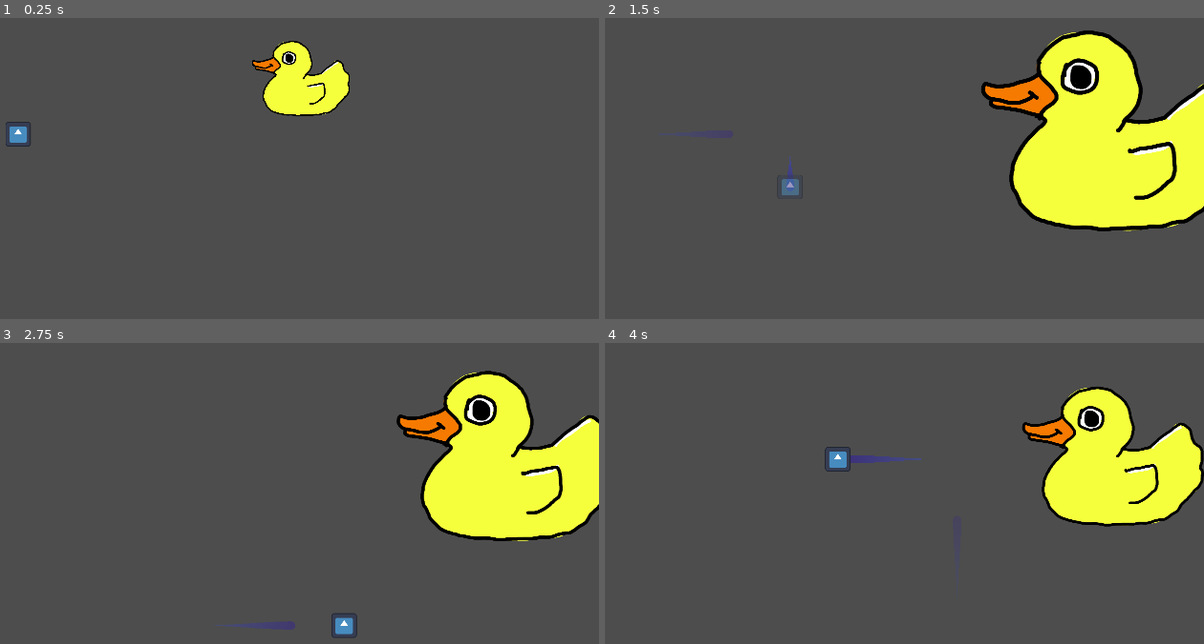
Above: before the commit, frames 1-4 (two rows, left to right).
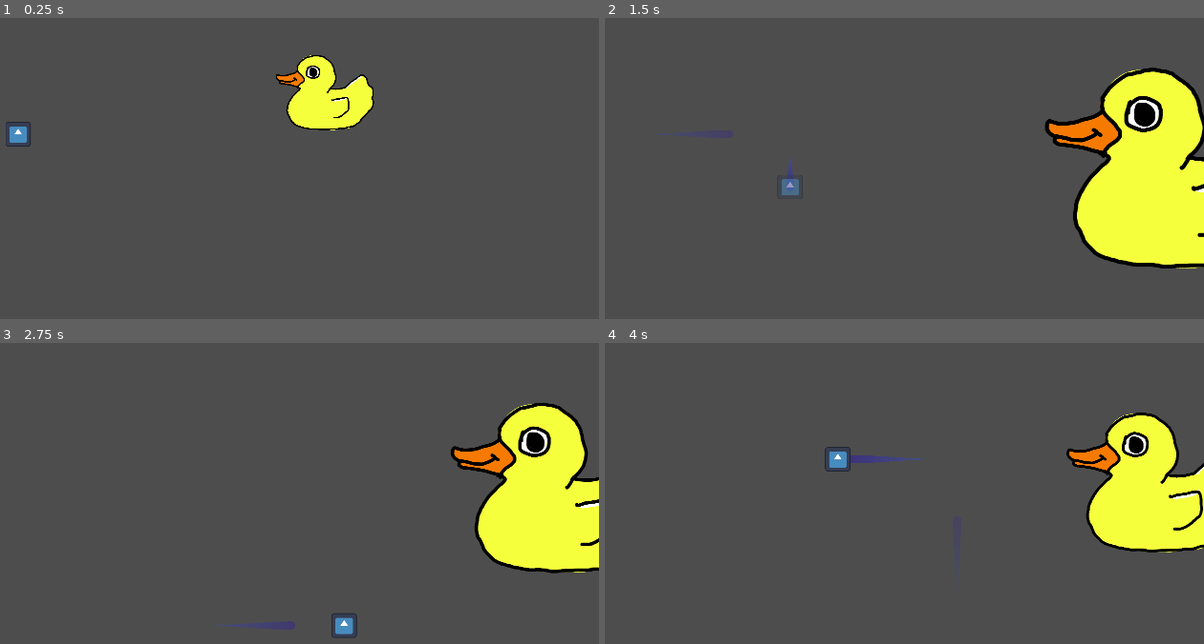
Above: after the commit, the same moments.

Repository: SimonDuPlooyGit/Just-Shapes-and-Beats-2-JK
Game: Godot game, scene res://Scenes/BossFight.tscn
Same seed, same stepped clock (60 frames per second), same inputs: the game is played once before the commit and once after it. The engine's default icon, where the game draws it, is replaced by a stand-in: a white triangle on a blue panel in a dark square. Sound files missing from this copy of the repository are replaced by a short silence.
Inputs:
- Up to frame 1 (0.25 s): no input
- Up to frame 2 (1.5 s): hold D (Right) 0.53-1.28 s; tap Space (Dash) at 0.6, 1.35 s; hold S (Down) from 1.28 s (still down)
- Up to frame 3 (2.75 s): release S (Down) at 2.03 s; hold D (Right) from 2.03 s (still down); tap Space (Dash) at 2.1 s
- Up to frame 4 (4 s): release D (Right) at 2.78 s; hold W (Up) 2.78-3.53 s; tap Space (Dash) at 2.85, 3.6 s; hold A (Left) from 3.53 s (still down)

The runs differ from the first frame. In frame 1, 3.0% of the frame differs, in the area x 42-63%, y 7-38%; in frame 2, 14%, in the area x 62-100%, y 4-84%; in frame 3, 11%; in frame 4, 8.5%.

Commit message:
Initial planned build up section

Diff:
--- a/prototype2rhythm/Scenes/BossFight.tscn
+++ b/prototype2rhythm/Scenes/BossFight.tscn
@@ -151,14 +151,12 @@
 
 [node name="Duck" type="AnimatedSprite2D" parent="."]
 unique_name_in_owner = true
-position = Vector2(1724, 902)
+position = Vector2(2216, 286)
 scale = Vector2(0.3, 0.326)
 sprite_frames = SubResource("SpriteFrames_kg31f")
 animation = &"QuackSlower"
+offset = Vector2(340, 200)
 script = ExtResource("14_xvhne")
-
-[node name="SpawnSpot" type="Node2D" parent="Duck"]
-position = Vector2(-350, -196.319)
 
 [connection signal="life_lost" from="Player" to="Camera2D" method="start_shake"]
 [connection signal="tree_exited" from="Player" to="." method="reset_game"]
--- a/prototype2rhythm/Scripts/DuckBrain.gd
+++ b/prototype2rhythm/Scripts/DuckBrain.gd
@@ -1,6 +1,5 @@
 extends AnimatedSprite2D
 
-@onready var spawn_spot = $SpawnSpot
 var waterbeam = preload("res://Scenes/water_beam.tscn")
 var droplet = preload("res://Scenes/droplet.tscn")
 
@@ -14,12 +13,11 @@
 var total_notes_per_measure := notes_per_beat * beats_per_measure
 
 #Current information
-var current_note = 0;
-var current_beat = 0;
-var current_measure = 0;
-var facing_right = false;
-var teleport_index = 0;
-var note_to_compare = 0; #This is for checking according to a note that I get from beatToNote or measureToNote
+var current_note = 0
+var current_beat = 0
+var current_measure = 0
+var teleport_index = 0
+var initial_scale = 0
 
 #Obstacle according to note library
 var obstacle_schedule = {
@@ -78,45 +76,47 @@
 	219: ["spawnDroplet", Vector2(1560,0), "down"],
 	220: ["spawnDroplet", Vector2(1320,0), "down"],
 	222: ["spawnDroplet", Vector2(1080,0), "down"],
-	224: ["spawnDroplet", Vector2(1320,0), "down"],
-	226: ["spawnDroplet", Vector2(1080,0), "down"],
-	227: ["spawnDroplet", Vector2(840,0), "down"],
-	228: ["spawnDroplet", Vector2(600,0), "down"],
+	224: ["spawnDroplet", Vector2(840,0), "down"],
+	226: ["spawnDroplet", Vector2(600,0), "down"],
+	227: ["spawnDroplet", Vector2(360,0), "down"],
+	228: ["spawnDroplet", Vector2(120,0), "down"],
 	230: ["spawnDroplet", Vector2(360,0), "down"],
-	232: ["spawnDroplet", Vector2(120,0), "down"],
-	233: ["spawnDroplet", Vector2(360,0), "down"],
-	234: ["spawnDroplet", Vector2(600,0), "down"],
-	235: ["spawnDroplet", Vector2(840,0), "down"],
-	236: ["spawnDroplet", Vector2(1080,0), "down"],
-	237: ["spawnDroplet", Vector2(1320,0), "down"],
+	232: ["spawnDroplet", Vector2(600,0), "down"],
+	233: ["spawnDroplet", Vector2(840,0), "down"],
+	234: ["spawnDroplet", Vector2(1080,0), "down"],
+	235: ["spawnDroplet", Vector2(1320,0), "down"],
+	236: ["spawnDroplet", Vector2(1560,0), "down"],
+	237: ["spawnDroplet", Vector2(1800,0), "down"],
 	238: ["spawnDroplet", Vector2(1560,0), "down"],
 
 	#Beamshooting for buildup
-	beatToNote(1, 24): ["shootBeam", Vector2(1700,116), "left"],
-	beatToNote(2, 24): ["shootBeam", Vector2(1700,236), "left"],
-	beatToNote(3, 24): ["shootBeam", Vector2(1700,356), "left"],
-	beatToNote(4, 24): ["shootBeam", Vector2(1700,476), "left"],
-	beatToNote(1, 25): ["shootBeam", Vector2(1700,596), "left"],
-	beatToNote(2, 25): ["shootBeam", Vector2(1700,836), "left"],
-	beatToNote(3, 25): ["shootBeam", Vector2(1700,716), "left"],
-	beatToNote(4, 25): ["shootBeam", Vector2(1700,596), "left"],
-	beatToNote(1, 26): ["shootBeam", Vector2(1700,476), "left"],
-	beatToNote(2, 26): ["shootBeam", Vector2(1700,356), "left"],
-	beatToNote(3, 26): ["shootBeam", Vector2(1700,116), "left"],
-	beatToNote(4, 26): ["shootBeam", Vector2(1700,236), "left"],
-	beatToNote(1, 27): ["shootBeam", Vector2(1700,356), "left"],
-	beatToNote(2, 27): ["shootBeam", Vector2(1700,476), "left"],
-	beatToNote(3, 27): ["shootBeam", Vector2(1700,596), "left"],
-	beatToNote(4, 27): ["shootBeam", Vector2(1700,836), "left"],
-	beatToNote(1, 28): ["shootBeam", Vector2(1700,716), "left"],
-	beatToNote(2, 28): ["shootBeam", Vector2(1700,596), "left"],
-	beatToNote(3, 28): ["shootBeam", Vector2(1700,476), "left"],
-	beatToNote(4, 28): ["shootBeam", Vector2(1700,356), "left"],
-	beatToNote(1, 29): ["shootBeam", Vector2(1700,116), "left"],
-	beatToNote(2, 29): ["shootBeam", Vector2(1700,236), "left"],
-	beatToNote(3, 29): ["shootBeam", Vector2(1700,356), "left"],
-	beatToNote(4, 29): ["shootBeam", Vector2(1700,476), "left"],
+	beatToNote(1, 24): ["shootBeam", Vector2(1700,65), "left"],
+	beatToNote(2, 24): ["shootBeam", Vector2(1700,185), "left"],
+	beatToNote(3, 24): ["shootBeam", Vector2(1700,305), "left"],
+	beatToNote(4, 24): ["shootBeam", Vector2(1700,425), "left"],
+	beatToNote(1, 25): ["shootBeam", Vector2(1700,545), "left"],
+	beatToNote(2, 25): ["shootBeam", Vector2(1700,665), "left"],
+	beatToNote(3, 25): ["shootBeam", Vector2(1700,785), "left"],
+	beatToNote(4, 25): ["shootBeam", Vector2(1700,905), "left"],
+	beatToNote(1, 26): ["shootBeam", Vector2(1850,1080), "up"],
+	beatToNote(2, 26): ["shootBeam", Vector2(1720,1080), "up"],
+	beatToNote(3, 26): ["shootBeam", Vector2(1590,1080), "up"],
+	beatToNote(4, 26): ["shootBeam", Vector2(1460,1080), "up"],
+	beatToNote(1, 27): ["shootBeam", Vector2(1330,1080), "up"],
+	beatToNote(2, 27): ["shootBeam", Vector2(1200,1080), "up"],
+	beatToNote(3, 27): ["shootBeam", Vector2(1070,1080), "up"],
+	beatToNote(4, 27): ["shootBeam", Vector2(940,1080), "up"],
+	beatToNote(1, 28): ["shootBeam", Vector2(810,1080), "up"],
+	beatToNote(2, 28): ["shootBeam", Vector2(680,1080), "up"],
+	beatToNote(3, 28): ["shootBeam", Vector2(550,1080), "up"],
+	beatToNote(4, 28): ["shootBeam", Vector2(420,1080), "up"],
+	beatToNote(1, 29): ["shootBeam", Vector2(290,1080), "up"],
+	beatToNote(2, 29): ["shootBeam", Vector2(1700,545), "left"],
+	beatToNote(3, 29): ["shootBeam", Vector2(1700,425), "left"],
+	beatToNote(4, 29): ["shootBeam", Vector2(1700,665), "left"],
 }
+
+var duck_teleport_schedule = {}
 
 #Quacks at start of song
 var initialQuacks = [117,118,120,122,123,124,126,133,134,136,138,139,140,142,
@@ -124,23 +124,19 @@
 182,184,186,187,188,190,197,198,200,202,203,204,206,213,214,216,218,219,220,
 222,224,226,227,228,230,232,233,234,235,236,237,238]
 
-#Teleporting locations for the build up
-var buildupTeleportYs = [180,300,420,540,660,900,780,660,540,420,180,300,420,
-540,660,900,780,660,540,420,180,300,420,540]
-
 #Initial setup of duck
 func _ready() -> void:
+	initial_scale = self.scale
 	teleport_index = 0
 	swoopInBig()
 
 #Shoot a water beam from the duck's mouth with telegraphing
 func shootBeam(pos, dir):
 	var beam_instance = waterbeam.instantiate()
-	if (dir == "right"):
-		beam_instance.scale.x *= -1
+	beam_instance.direction = dir
 	beam_instance.global_position = pos
 	beam_instance.telegraph_time = sec_per_measure
-	beam_instance.active_time = sec_per_beat * 2
+	beam_instance.active_time = sec_per_measure
 	get_tree().current_scene.add_child(beam_instance)
 
 #Shoot a droplet from the duck's mouth with telegraphing
@@ -156,9 +152,18 @@
 	get_tree().current_scene.add_child(droplet_instance)
 
 #Flip the sprite the other way
-func flipSprite():
-	self.scale.x *= -1
-	facing_right = !facing_right
+func lookRight():
+	self.scale.x = initial_scale.x * -1
+
+func lookLeft():
+	self.rotation_degrees = 0
+	self.scale = initial_scale
+
+func lookUp():
+	self.rotation_degrees = 90
+
+func lookDown():
+	self.rotation_degrees = -90
 
 #Move straight sideways to a x pos
 func moveSideways(xCoord, duration):
@@ -178,10 +183,14 @@
 
 	# Move and flip
 	position = Vector2(xCoord, yCoord)
-	if lookingWhere == "left" and facing_right:
-		flipSprite()
-	elif lookingWhere == "right" and not facing_right:
-		flipSprite()
+	if lookingWhere == "left":
+		lookLeft()
+	elif lookingWhere == "right":
+		lookRight()
+	elif lookingWhere == "up":
+		lookUp()
+	elif lookingWhere == "down":
+		lookDown()
 
 	var fade_in = create_tween()
 	fade_in.tween_property(self, "modulate:a", 1.0, 0.1).set_trans(Tween.TRANS_LINEAR).set_ease(Tween.EASE_OUT)
@@ -241,12 +250,6 @@
 func duckBeatUpdate(beat):
 	current_beat = beat;
 
-	#Buildup shooting section
-	if (current_measure >= 24 && current_measure <= 29):
-		play("QuackSlower")
-		teleport(1700,buildupTeleportYs[teleport_index],"left")
-		teleport_index += 1
-
 #Updates on the note signal (mostly no telegraphing except the obstacle schedule)
 func duckNoteUpdate(note):
 	current_note = note;
@@ -262,11 +265,20 @@
 		match action:
 			"shootBeam":
 				shootBeam(position, direction)
+				duck_teleport_schedule[future_note] = [position, direction]
 			"spawnDroplet":
 				spawnDroplet(position, direction)
 			"shootDroplet":
 				shootDroplet(position, direction)
 
+	#Handle teleports
+	if duck_teleport_schedule.has(current_note):
+		var teleport_data = duck_teleport_schedule[current_note]
+		var target_pos = teleport_data[0]
+		var look_dir = teleport_data[1]
+		teleport(target_pos.x, target_pos.y, look_dir)
+		duck_teleport_schedule.erase(current_note)  # Prevent repeat
+
 	#Move down
 	if (note == 48):
 		moveVertically(900,sec_per_measure*4)
@@ -277,12 +289,12 @@
 
 	#Flip left side and move up
 	if (note == 292):
-		flipSprite()
+		lookRight()
 		moveVertically(190,sec_per_measure*4)
 
 	#Flip right side
 	if (note == 360):
-		flipSprite()
+		lookLeft()
 
 	#Drop quack
 	if (current_note == 493):
--- a/prototype2rhythm/Scripts/waterbeamlogic.gd
+++ b/prototype2rhythm/Scripts/waterbeamlogic.gd
@@ -5,8 +5,20 @@
 
 var telegraph_time := 0.0 # Time in seconds before it becomes active
 var active_time := 0.0 #Time in seconds where it shows on screen
+var direction := ""
 
 func _ready() -> void:
+
+	match direction:
+		"left":
+			pass
+		"right":
+			pass
+		"up":
+			rotation_degrees = 90
+		"down":
+			pass
+
 	# Initial state: invisible and harmless
 	modulate.a = 0.3
 	collision_shape.disabled = true
